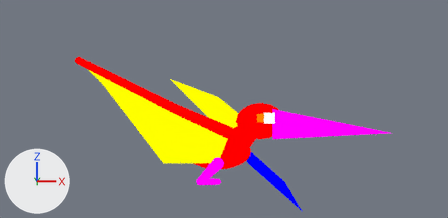
An edit to the Blender file assets-source/blender/motion/pteranodon-walk.blend, drawn before and after from the same camera.
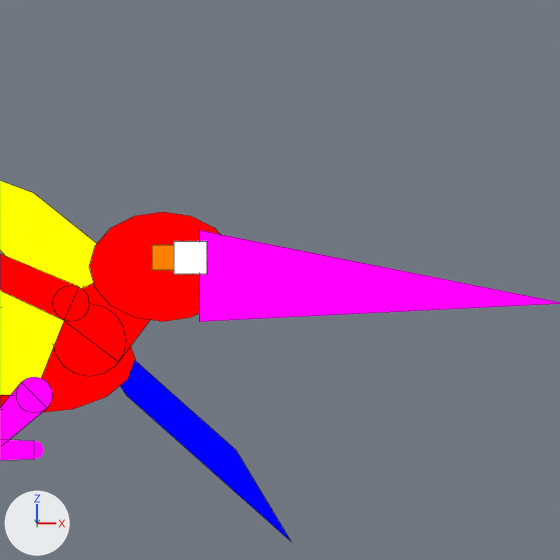
Old and new are each drawn from the file's camera 'DinoTycoon_Motion_pteranodon_walk_sample_Camera' and again close up on the part from 46% to 87% of the width and 15% to 100% of the height. The lights are fixed; the arrows at lower left show +X, +Y and +Z. The first two pictures are the older version. Both versions are drawn at full value of the shape key 'walk_04' of 'DinoTycoon_Motion_pteranodon_walk_far_wing'; the numbers are the values there. The close-ups show mesh edges as thin lines.

In view in the first close-up: 'DinoTycoon_Motion_pteranodon_walk_beak', 'DinoTycoon_Motion_pteranodon_walk_body', 'DinoTycoon_Motion_pteranodon_walk_crest', 'DinoTycoon_Motion_pteranodon_walk_eye', 'DinoTycoon_Motion_pteranodon_walk_far_wing', 'DinoTycoon_Motion_pteranodon_walk_feet_joint_0', 'DinoTycoon_Motion_pteranodon_walk_head', 'DinoTycoon_Motion_pteranodon_walk_near_membrane', 'DinoTycoon_Motion_pteranodon_walk_neck_0', 'DinoTycoon_Motion_pteranodon_walk_neck_joint_0', 'DinoTycoon_Motion_pteranodon_walk_wing_fingers_0', 'DinoTycoon_Motion_pteranodon_walk_wing_fingers_joint_0' and 4 more.
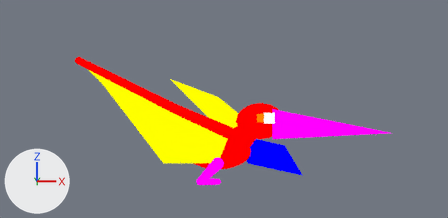
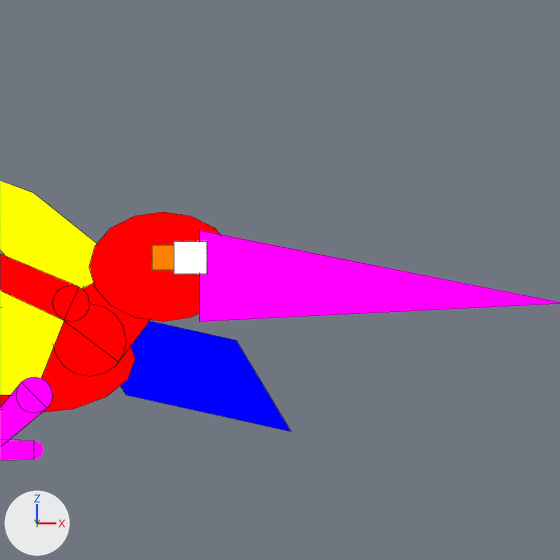
Diff of the bpy script that builds the scene:
```diff
--- a/assets-source/blender/motion/pteranodon-walk.blend.py
+++ b/assets-source/blender/motion/pteranodon-walk.blend.py
@@ me_dinotycoon_motion_pteranodon_walk_sample_far_wing @@
 # used by ob_dinotycoon_motion_pteranodon_walk_far_wing; location = (0.0, 0.0, 0.0)
 # before: 1 (47.0, 3.0, 6.0) at pixel (236, 450), 2 (50.0, 3.0, 1.0) at pixel (291, 541), 5 (47.0, 5.0, 6.0) at pixel (236, 450), 6 (50.0, 5.0, 1.0) at pixel (291, 541)
-me_dinotycoon_motion_pteranodon_walk_sample_far_wing.from_pydata(...)  # 8 vertices, 6 faces; spans x 38.0..50.0, y 3.0..5.0, z 1.0..14.0
+me_dinotycoon_motion_pteranodon_walk_sample_far_wing.from_pydata(...)  # 8 vertices, 6 faces; spans x 38.0..50.0, y 3.0..5.0, z 7.0..14.0
+# me_dinotycoon_motion_pteranodon_walk_sample_far_wing part 1
+for i in [1, 2, 5, 6]: me_dinotycoon_motion_pteranodon_walk_sample_far_wing.vertices[i].co += Vector((0.0, 0.0, 6.0))
 me_dinotycoon_motion_pteranodon_walk_sample_far_wing.materials.append(mat_dinotycoon_role_f)
```

Boxes [x1, y1, x2, y2] around the edits, measured in the close-ups (560 x 560 px):
'DinoTycoon_Motion_pteranodon_walk_far_wing', reshaped: before [120, 360, 290, 540]; after [120, 321, 291, 432]
